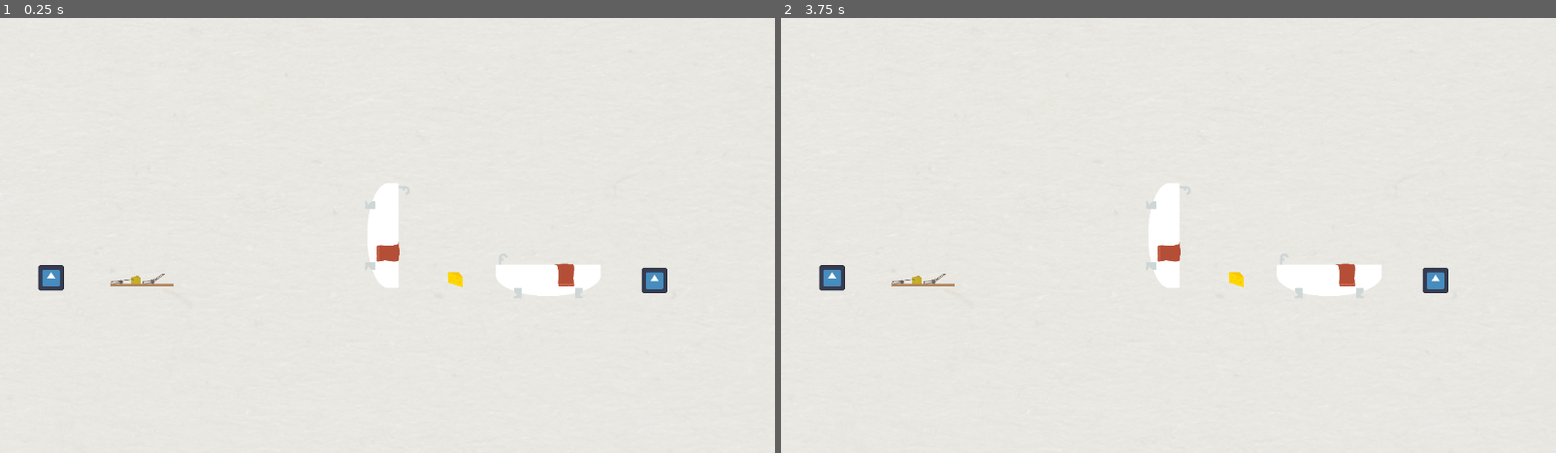
Above: before the commit, frames 1-2 (left to right).
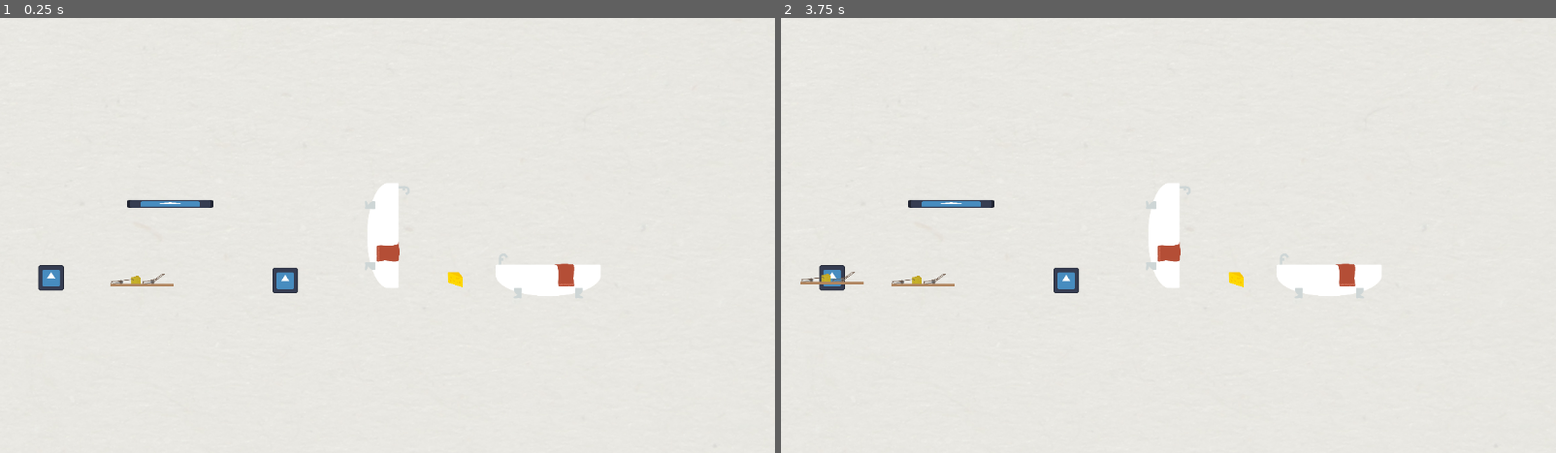
Above: after the commit, the same moments.

Repository: footvaalvica/CheeseInTheTrap
Game: Godot game, scene res://scenes/map_test.tscn
Two runs of this game, one before a commit and one after it. Both use one fixed random seed, a clock stepped at 60 frames per second and the inputs below. The project has no main scene, so this scene is started directly. The engine's default icon, where the game draws it, is replaced by a stand-in: a white triangle on a blue panel in a dark square.
Inputs (mouse positions are in pixels of both pictures, inside the frame that each line leads up to):
- Up to frame 1 (0.25 s): no input
- Up to frame 2 (3.75 s): tap Enter at 0.5, 2, 3.5 s; move the mouse to (1339, 213) at 0.52 s; tap R (use_trapdoor, bound only after the commit) at 0.6, 1.55, 2.3, 3.05 s; tap Space at 1.25, 2.75 s; move the mouse to (1013, 257) at 1.27 s; right-click (1013, 257) at 1.35 s; move the mouse to (1246, 139) at 2.02 s; hold E (destroy_shortcut_tom) 2.03-2.78 s; move the mouse to (1129, 322) at 2.77 s; click (1129, 322) at 2.85 s; move the mouse to (1401, 300) at 3.52 s; tap Q (place_trap) at 3.6 s

The runs differ from the first frame. In frame 1, 0.6% of the frame differs, in the area x 16-87%, y 41-64%; in frame 2, 0.7%, in the area x 2-87%, y 41-64%.
Error before the commit: Cannot call method 'instantiate' on a null value. (res://scripts/GameManager.gd:73)

Commit message:
add trapdoor mechanics

Diff:
--- a/project.godot
+++ b/project.godot
@@ -56,6 +56,11 @@
 "events": [Object(InputEventMouseButton,"resource_local_to_scene":false,"resource_name":"","device":-1,"window_id":0,"a …(258 unchanged characters)…
 ]
 }
+use_trapdoor={
+"deadzone": 0.5,
+"events": [Object(InputEventKey,"resource_local_to_scene":false,"resource_name":"","device":-1,"window_id":0,"alt_pressed":false,"shift_pressed":false,"ctrl_pressed":false,"meta_pressed":false,"pressed":false,"keycode":0,"physical_keycode":82,"key_label":0,"unicode":114,"echo":false,"script":null)
+]
+}
 
 [layer_names]
 
--- a/scenes/map_test.tscn
+++ b/scenes/map_test.tscn
@@ -9,6 +9,7 @@
 [ext_resource type="PackedScene" uid="uid://bgwjoavqfqj5d" path="res://scenes/prefabs/tom_shortcut.tscn" id="7_j8h8u"]
 [ext_resource type="Script" path="res://scripts/shortcuts/GameShortcut.gd" id="8_rx5fb"]
 [ext_resource type="PackedScene" uid="uid://bqacf4a3liqfq" path="res://scenes/prefabs/jerry_shortcut.tscn" id="9_q2kdp"]
+[ext_resource type="PackedScene" uid="uid://bqj766o4qrfo1" path="res://scenes/prefabs/trapdoor.tscn" id="10_bn61j"]
 
 [node name="Node2D" type="Node2D"]
 
@@ -17,7 +18,7 @@
 jerry = NodePath("../Jerry")
 
 [node name="Jerry" parent="." instance=ExtResource("2_cb3xo")]
-position = Vector2(397, 67)
+position = Vector2(-152, 67)
 collision_mask = 17
 
 [node name="Tom" parent="." instance=ExtResource("3_sn6up")]
@@ -37,7 +38,7 @@
 [node name="ParallaxBackground" type="ParallaxBackground" parent="CanvasLayer"]
 
 [node name="Sprite2D" type="Sprite2D" parent="CanvasLayer/ParallaxBackground"]
-position = Vector2(6, 7)
+position = Vector2(-39, -93)
 texture = ExtResource("6_aou2f")
 
 [node name="Camera2D" type="Camera2D" parent="."]
@@ -48,5 +49,9 @@
 [node name="JerryShortcut" parent="." instance=ExtResource("9_q2kdp")]
 script = ExtResource("8_rx5fb")
 
+[node name="Trapdoor" parent="." instance=ExtResource("10_bn61j")]
+position = Vector2(-323, -47)
+floor = 1
+
 [editable path="Cheese"]
 [editable path="Trap"]
--- /dev/null
+++ b/scenes/prefabs/trapdoor.tscn
@@ -0,0 +1,25 @@
+[gd_scene load_steps=4 format=3 uid="uid://bqj766o4qrfo1"]
+
+[ext_resource type="Script" path="res://scripts/shortcuts/Trapdoor.gd" id="1_38y76"]
+[ext_resource type="Texture2D" uid="uid://uptdyucjpcpa" path="res://icon.svg" id="2_is7k8"]
+
+[sub_resource type="RectangleShape2D" id="RectangleShape2D_vk0w2"]
+size = Vector2(136, 105)
+
+[node name="Trapdoor" type="Node2D"]
+script = ExtResource("1_38y76")
+
+[node name="Sprite2D" type="Sprite2D" parent="."]
+scale = Vector2(1, 0.1)
+texture = ExtResource("2_is7k8")
+
+[node name="Area2D" type="Area2D" parent="."]
+collision_layer = 16
+collision_mask = 2
+
+[node name="CollisionShape2D" type="CollisionShape2D" parent="Area2D"]
+position = Vector2(0, 42.5)
+shape = SubResource("RectangleShape2D_vk0w2")
+
+[connection signal="body_entered" from="Area2D" to="." method="add_trapdoor"]
+[connection signal="body_exited" from="Area2D" to="." method="remove_trapdoor"]
--- a/scripts/GameManager.gd
+++ b/scripts/GameManager.gd
@@ -3,6 +3,7 @@
 static var _instance : GameManager
 var _number_of_cheese : int = 0
 var _number_of_traps : int = 3
+var _floor_0_y = 0
 var _clock : float = 0 :
 	get : return _clock
 
@@ -18,7 +19,7 @@
 
 # Called when the node enters the scene tree for the first time.
 func _ready():
-	pass
+	_floor_0_y = jerry.position.y
 
 # Called every frame. 'delta' is the elapsed time since the previous frame.
 func _process(delta):
@@ -75,6 +76,9 @@
 	get_parent().add_child(trap_instance)
 	_number_of_traps -= 1
 
+func adjust_y_to_floor(player : Player, floor : int) -> void : # FIXME : update this to work with actual floors
+	player.position.y = _floor_0_y - floor * 100
+
 # Utility functions ------------------------------------------------------------
 
 func print_end_game_string_jerry() -> void :
--- a/scripts/Jerry.gd
+++ b/scripts/Jerry.gd
@@ -9,7 +9,7 @@
 var _trap : Trap = null
 
 const STUCKMAX : int = 10
-const DISABLE_TIME : float = 3
+const DISABLE_TIME : float = 1.5
 
 func _process(delta):
 	if Input.get_action_strength("disable_trap") > 0 :
--- a/scripts/Player.gd
+++ b/scripts/Player.gd
@@ -1,6 +1,8 @@
 class_name Player extends CharacterBody2D
 
 var _destroy_counter : float = 0
+var _floor : int = 0 :
+	get : return _floor
 
 const DESTROY_TIME : float = 3
 const SPEED = 300.0
@@ -33,6 +35,12 @@
 		else :
 			_destroy_counter = 0
 
+func move_to_floor(floor : int) :
+	if abs(floor - _floor) != 1 :
+		return
+	_floor = floor
+	GameManager.instance().adjust_y_to_floor(self, floor)
+
 func get_action_name_extension() -> String :
 	push_error("Using not implemented function.")
 	return ""
--- a/scripts/Tom.gd
+++ b/scripts/Tom.gd
@@ -1,6 +1,7 @@
 class_name Tom extends Player
 
-var trap_scene : PackedScene = load("res://trap.tscn")
+var trap_scene : PackedScene = load("res://scenes/prefabs/trap.tscn")
+var trapdoors_available : Array[Trapdoor] = []
 
 # Called when the node enters the scene tree for the first time.
 func _ready():
@@ -12,6 +13,8 @@
 		spawn_trap()
 	if Input.get_action_raw_strength("destroy_shortcut_tom") > 0 :
 		destroy_blocking_object(delta)
+	if Input.is_action_just_pressed("use_trapdoor") :
+		use_trapdoor()
 
 func on_collision(body : Node2D) -> void :
 	var physics := body as PhysicsBody2D
@@ -25,6 +28,18 @@
 func spawn_trap() -> void :
 	GameManager.instance().spawn_trap(trap_scene, position)
 
+func add_trapdoor(trapdoor : Trapdoor) -> void :
+	trapdoors_available.append(trapdoor)
+
+func remove_trapdoor(trapdoor : Trapdoor) -> void :
+	trapdoors_available = trapdoors_available.filter(func(tpd) : return tpd != trapdoor)
+
+func use_trapdoor() -> void:
+	if trapdoors_available.size() == 0 :
+		return
+	var trapdoor : Trapdoor = trapdoors_available[0]
+	trapdoor.use(self)
+
 func get_action_name_extension() -> String :
 	return "tom"
 
--- /dev/null
+++ b/scripts/shortcuts/Trapdoor.gd
@@ -0,0 +1,25 @@
+class_name Trapdoor extends Node
+
+@export var floor : int = 0
+
+# Called when the node enters the scene tree for the first time.
+func _ready():
+	pass # Replace with function body.
+
+# Called every frame. 'delta' is the elapsed time since the previous frame.
+func _process(delta):
+	pass
+
+func add_trapdoor(body : Node2D) -> void :
+	var tom : Tom = body as Tom
+	tom.add_trapdoor(self)
+
+func remove_trapdoor(body : Node2D) -> void :
+	var tom : Tom = body as Tom
+	tom.remove_trapdoor(self)
+
+func use(tom : Tom) -> void :
+	if tom._floor == floor :
+		tom.move_to_floor(floor - 1)
+	else:
+		tom.move_to_floor(floor)
Not shown: 1 places in scenes/map_test.tscn that only renumber resources
